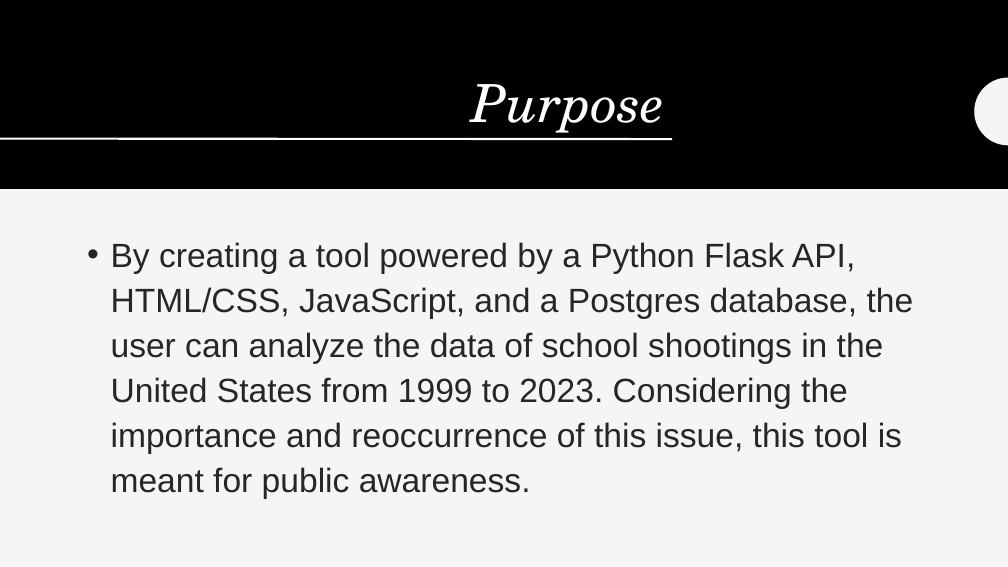
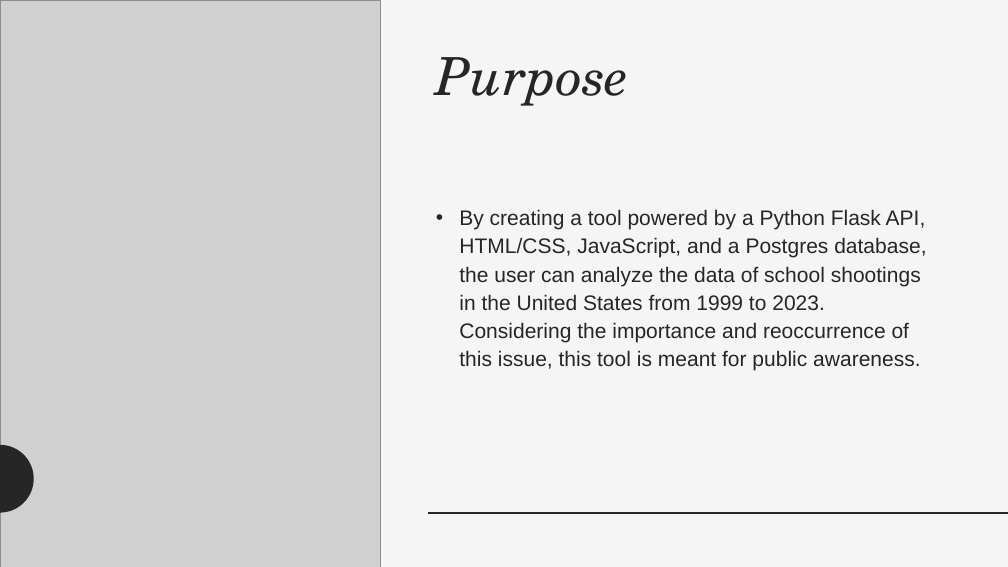
Before and after one commit to arc71080/group_project_3, a slide deck: slide 3 of Powerpoint.pptx. Drawn at 1008x567 pixels with LibreOffice and Linux fonts; fonts in the diff are those of the drawing; grey boxes stand for pictures. Boxes give left, top, right and bottom in pixels: in the first picture for what was removed or moved away, otherwise in the second. Text is boxed around its words. In the diff, an @@ line names an element or a change of style, - is before the commit and + after.

```diff
--- a/Powerpoint.pptx
+++ b/Powerpoint.pptx
@@ rectangle removed at (x1=0, y1=0, x2=1008, y2=189) @@
@@ picture added at (x1=0, y1=0, x2=380, y2=567) @@
@@ title "Purpose" moved from (x1=471, y1=84, x2=664, y2=133) to (x1=436, y1=57, x2=629, y2=106) @@
@@ title "Purpose" at (x1=436, y1=57, x2=629, y2=106): text colour #FFFFFF to #262626; alignment right to left; vertical alignment bottom to top @@
@@ freeform shape removed at (x1=975, y1=78, x2=1008, y2=146) @@
@@ line removed from (0, 138) to (672, 139) @@
@@ text "By creating a tool powered ..." moved from (x1=111, y1=242, x2=914, y2=499) to (x1=459, y1=209, x2=926, y2=371) @@
@@ text "By creating a tool powered ..." at (x1=459, y1=209, x2=926, y2=371): size 32 to 20 pt @@
@@ freeform shape added at (x1=0, y1=445, x2=34, y2=513), fill #262626 @@
@@ line added from (429, 513) to (1008, 513), #262626 2 pt @@
```
Also in this commit, not shown: 6 other slides changed, 1 other file.
